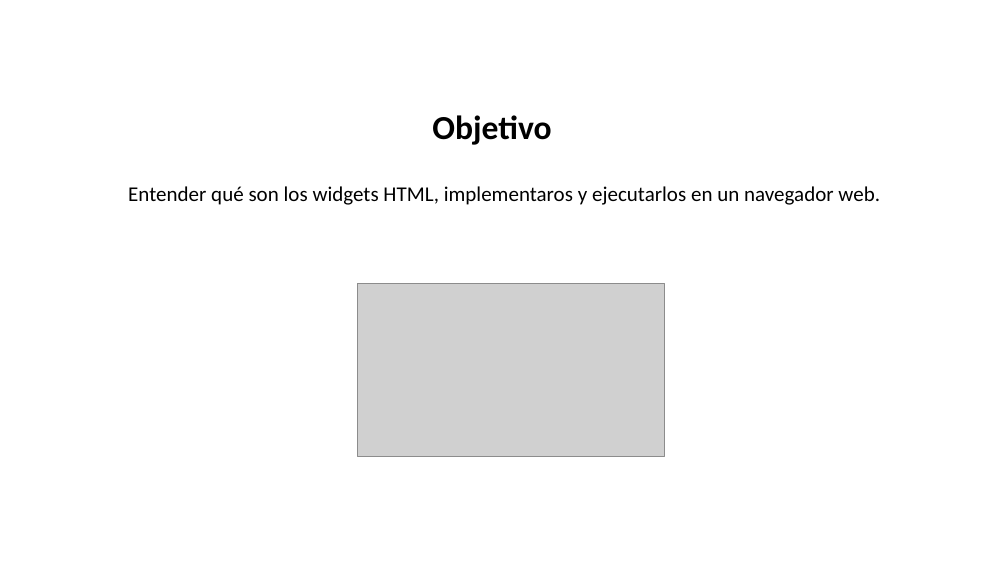
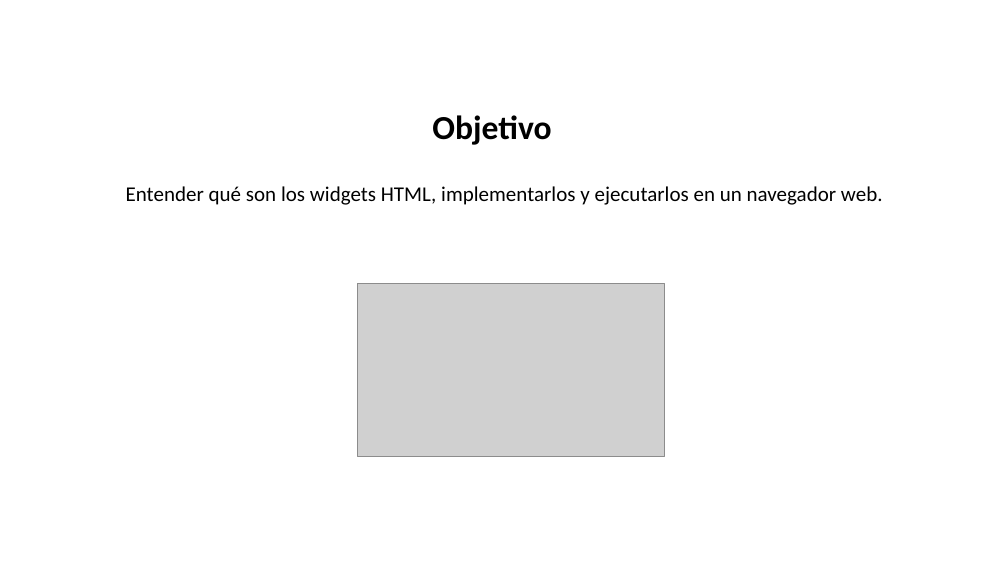
Before and after one commit to dcevallossalas/ITQ, a slide deck: slide 2 of Programación web/PW_Sesion8.pptx. Drawn at 1008x567 pixels with LibreOffice and Linux fonts; fonts in the diff are those of the drawing; grey boxes stand for pictures; background and template pictures are left out. Boxes give left, top, right and bottom in pixels: in the first picture for what was removed or moved away, otherwise in the second. Text is boxed around its words. In the diff, an @@ line names an element or a change of style, - is before the commit and + after.

```diff
--- a/Programación web/PW_Sesion8.pptx
+++ b/Programación web/PW_Sesion8.pptx
@@ text at [126, 186, 883, 205]: text changed @@
-Entender qué son los widgets HTML, implementaros y ejecutarlos en un navegador web.
+Entender qué son los widgets HTML, implementarlos y ejecutarlos en un navegador web.
```
Also in this commit, not shown: 2 slides added, 16 other files.
